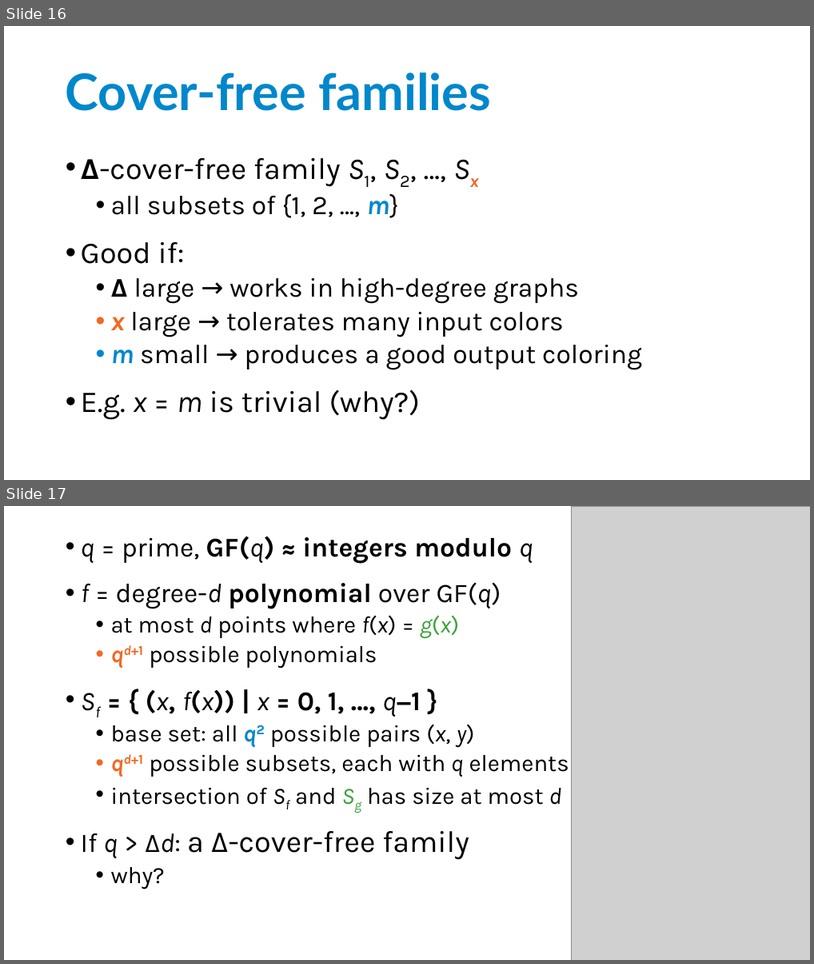
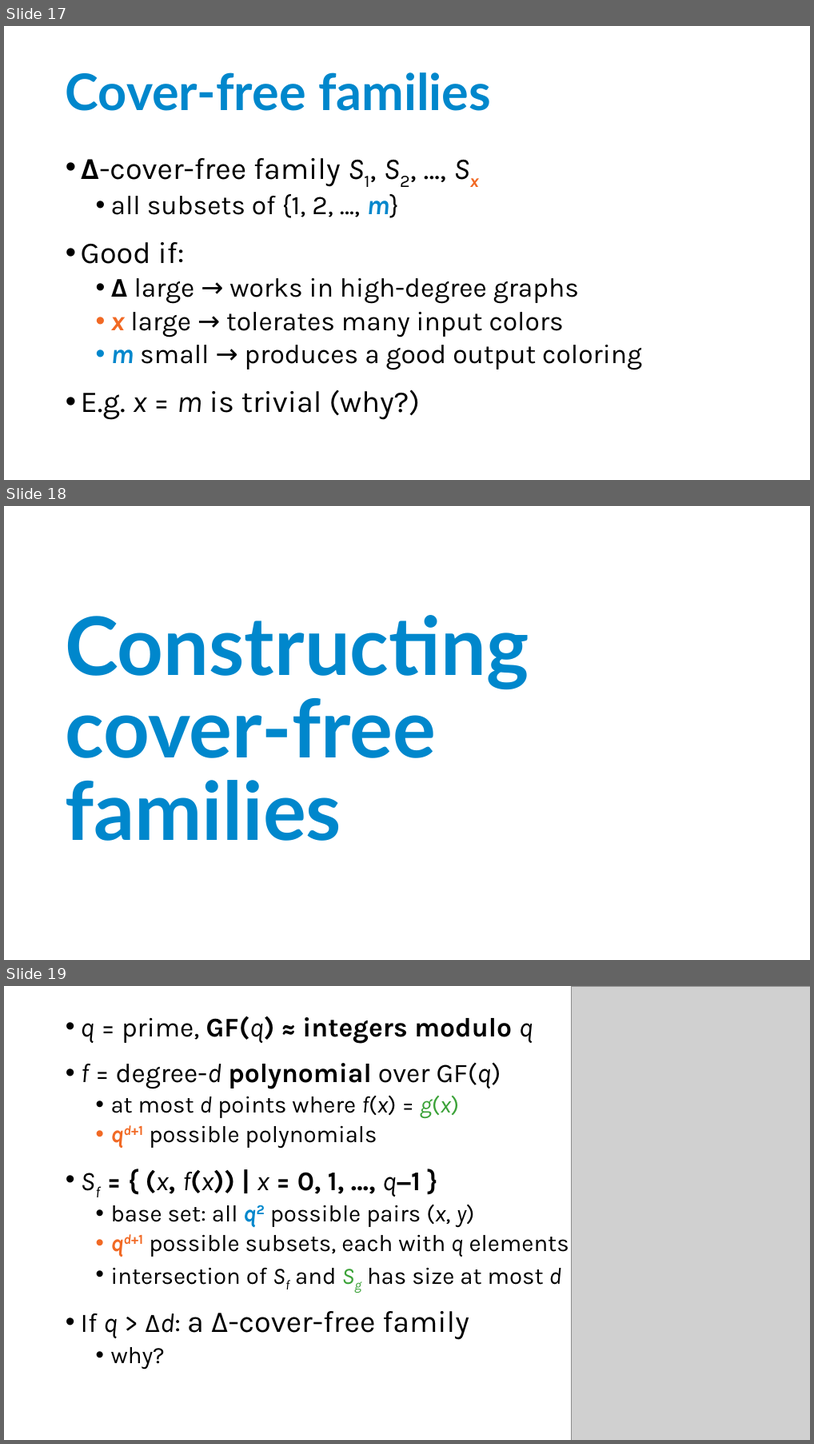
Before and after one commit to suomela/da2020, a slide deck: slides/da2022-lecture-04.pptx. Shown one above the other, each under a label of ours: slides 16 and 17 before the commit, slides 17, 18 and 19 after it. The pictures are 814x964 and 814x1444 pixels, drawn with LibreOffice and Linux fonts; fonts in the diff are those of the drawing; grey boxes stand for pictures. Boxes give left, top, right and bottom in pixels: in the first picture for what was removed or moved away, otherwise in the second. Text is boxed around its words. In the diff, an @@ line names an element or a change of style, - is before the commit and + after.

```diff
--- a/slides/da2022-lecture-04.pptx
+++ b/slides/da2022-lecture-04.pptx
@@ slide 18 added at bbox=[4, 506, 810, 960], background #FFFFFF @@
@@ title added at bbox=[65, 615, 529, 840], 96 pt, text #0087CC, bold @@
+Constructing
+cover-free
+families
@@ what was slide 16 is now slide 17 @@
@@ what was slide 17 is now slide 19 @@
```
Also in this commit, not shown: 1 slide changed, 1 other slide added, 1 other file.
